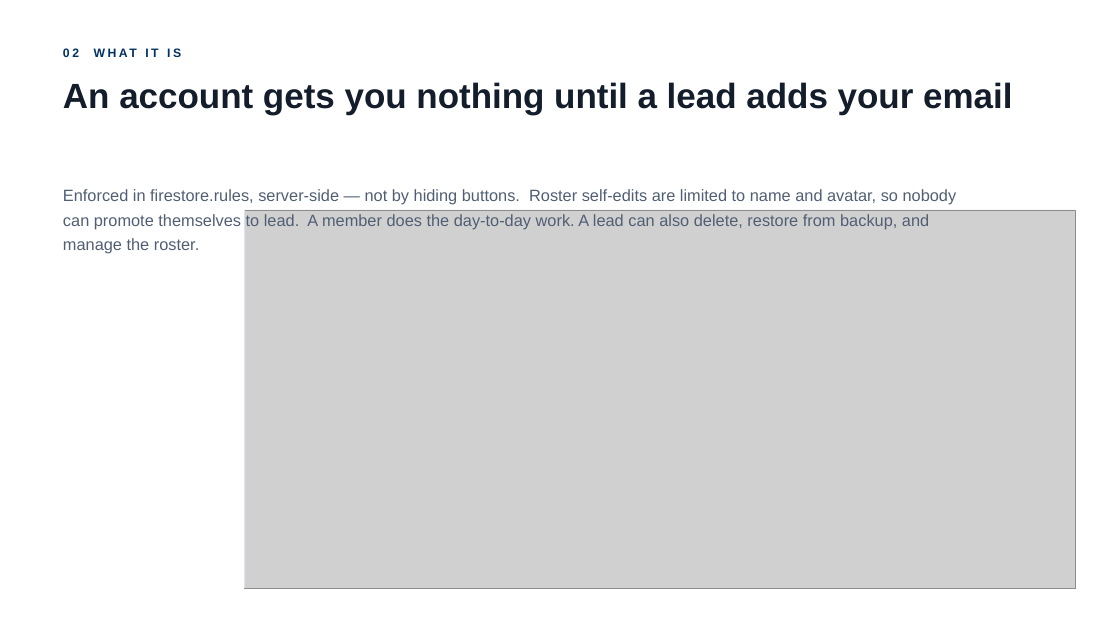
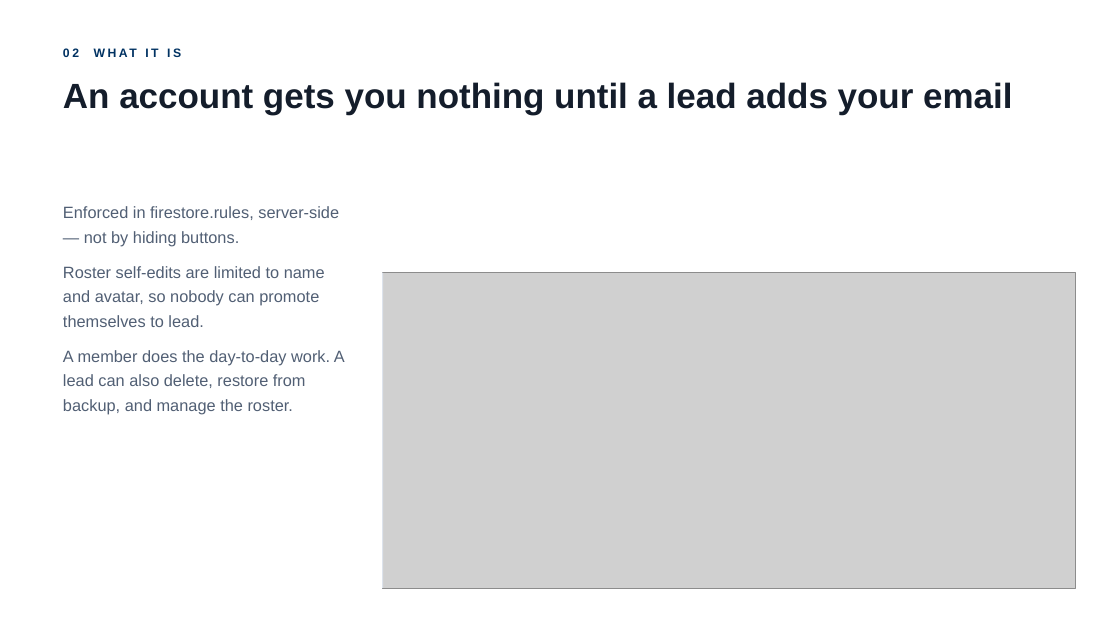
Before and after one commit to Jinxiewinx/feb-composites-applications, a slide deck: slide 5 of 06 Pitch/sn6-app-deck.pptx. Drawn at 1120x630 pixels with LibreOffice and Linux fonts; fonts in the diff are those of the drawing; grey boxes stand for pictures. Boxes give left, top, right and bottom in pixels: in the first picture for what was removed or moved away, otherwise in the second. Text is boxed around its words. In the diff, an @@ line names an element or a change of style, - is before the commit and + after.

```diff
--- a/06 Pitch/sn6-app-deck.pptx
+++ b/06 Pitch/sn6-app-deck.pptx
@@ text at box(63, 206, 345, 414): text changed @@
-Enforced in firestore.rules, server-side — not by hiding buttons. Roster self-edits are limited to name and avatar, so nobody can promote themselves to lead. A member does the day-to-day work. A lead can also delete, restore from backup, and manage the roster.
+Enforced in firestore.rules, server-side — not by hiding buttons.
+Roster self-edits are limited to name and avatar, so nobody can promote themselves to lead.
+A member does the day-to-day work. A lead can also delete, restore from backup, and manage the roster.
@@ picture: place and size @@
-picture at box(245, 210, 1075, 588)
+picture at box(382, 273, 1075, 588)
@@ rectangle: place and size @@
-rectangle at box(245, 210, 245, 588)
+rectangle at box(382, 273, 383, 588)
```
Also in this commit, not shown: 19 other slides changed, 6 other files.
